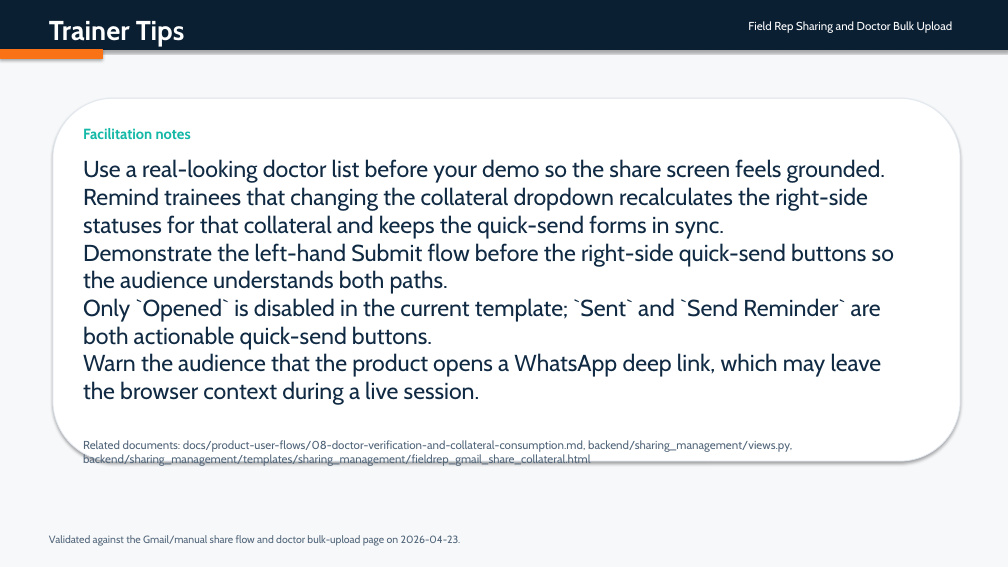
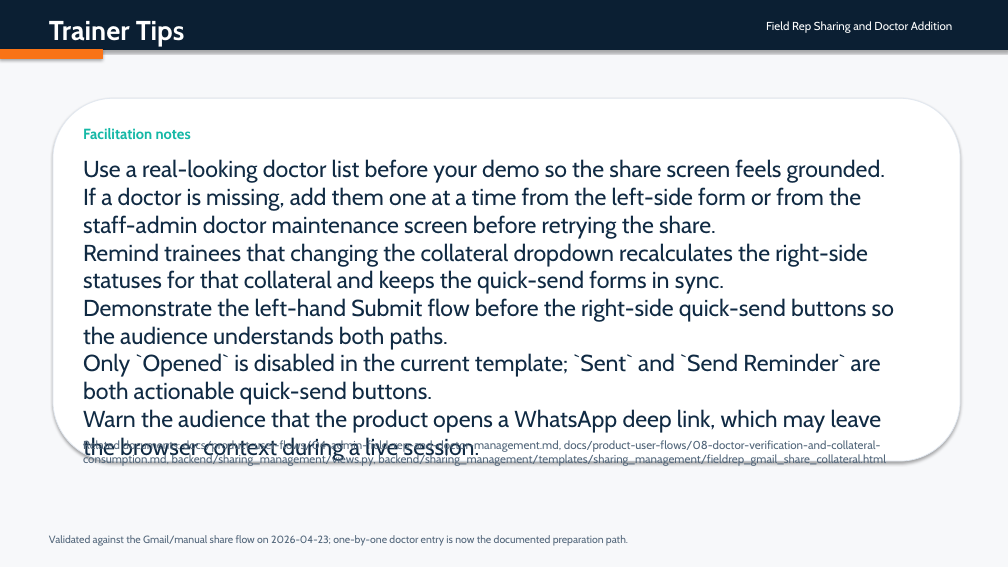
Before and after one commit to admin-masters/inclinic-education-system, a slide deck: slide 9 of output/doc/user-flow-decks/07-field-rep-sharing-and-doctor-bulk-upload.pptx (slide 10 before the commit). Drawn at 1008x567 pixels with LibreOffice and Linux fonts; fonts in the diff are those of the drawing. Boxes give left, top, right and bottom in pixels: in the first picture for what was removed or moved away, otherwise in the second. Text is boxed around its words. In the diff, an @@ line names an element or a change of style, - is before the commit and + after.

Commit message:
simplify field rep login and doctor addition docs

```diff
--- a/output/doc/user-flow-decks/07-field-rep-sharing-and-doctor-bulk-upload.pptx
+++ b/output/doc/user-flow-decks/07-field-rep-sharing-and-doctor-bulk-upload.pptx
@@ text at [766, 21, 952, 33]: text changed @@
-Field Rep Sharing and Doctor Bulk Upload
+Field Rep Sharing and Doctor Addition
@@ text at [83, 187, 861, 239]: paragraph added @@
+If a doctor is missing, add them one at a time from the left-side form or from the staff-admin doctor maintenance screen before retrying the share.
@@ text at [83, 440, 886, 466]: text changed @@
-Related documents: docs/product-user-flows/08-doctor-verification-and-collateral-consumption.md, backend/sharing_management/views.py, backend/sharing_management/templates/sharing_management/fieldrep_gmail_share_collateral.html
+Related documents: docs/product-user-flows/04-admin-field-rep-and-doctor-management.md, docs/product-user-flows/08-doctor-verification-and-collateral-consumption.md, backend/sharing_management/views.py, backend/sharing_management/templates/sharing_management/fieldrep_gmail_share_collateral.html
@@ text at [49, 535, 628, 546]: text changed @@
-Validated against the Gmail/manual share flow and doctor bulk-upload page on 2026-04-23.
+Validated against the Gmail/manual share flow on 2026-04-23; one-by-one doctor entry is now the documented preparation path.
```
Also in this commit, not shown: 9 other slides changed, 1 slide removed, 23 other files.
